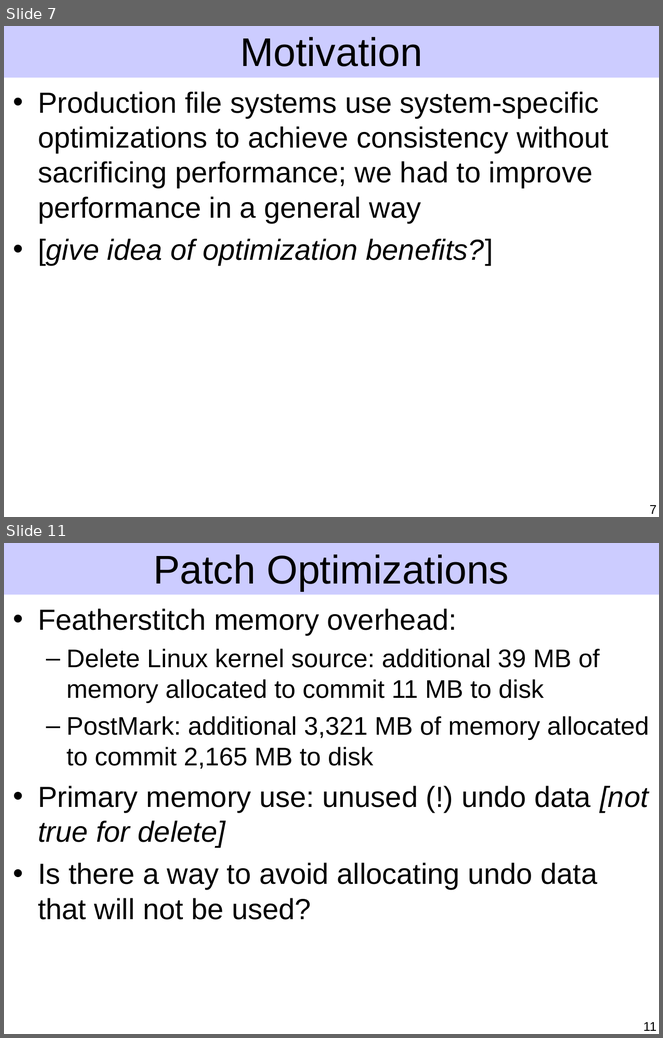
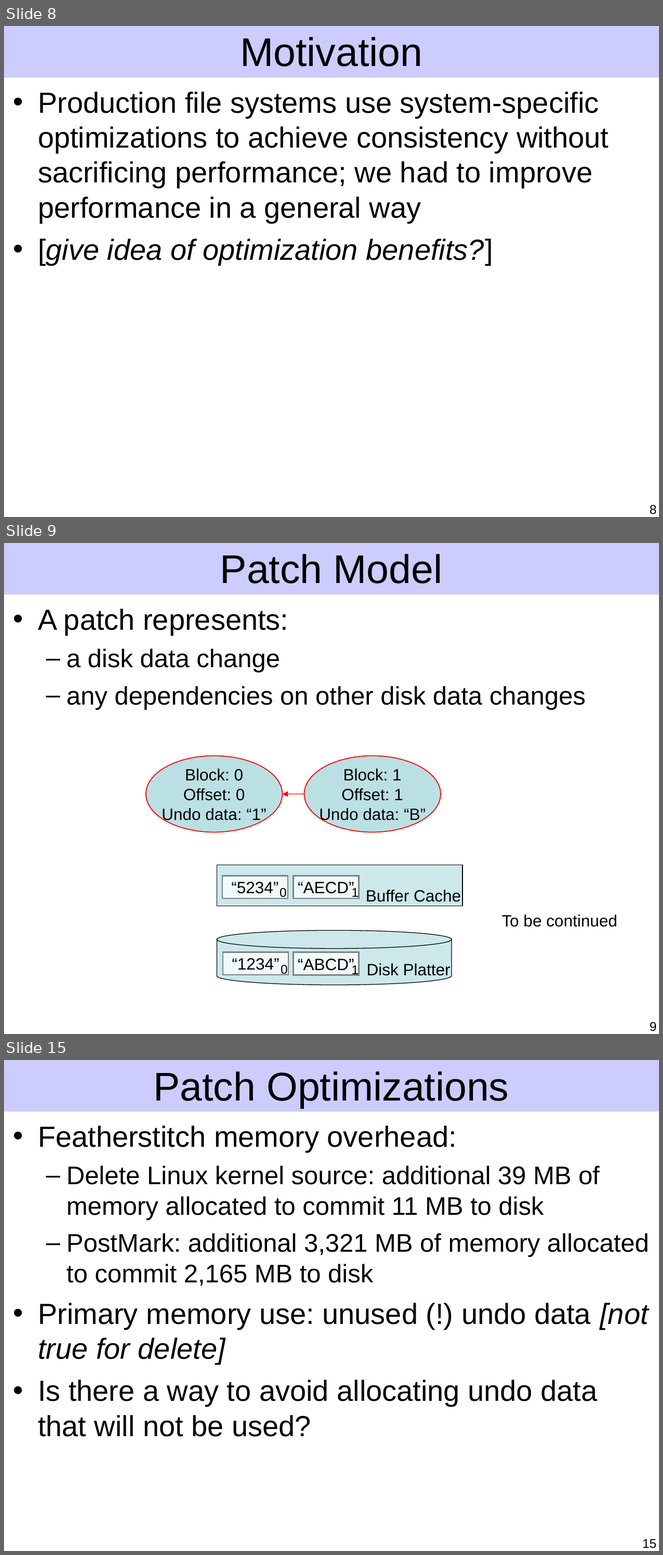
Before and after one commit to ucla-readable/fstitch-doc, a slide deck: sosp/pres.ppt. Shown one above the other, each under a label of ours: slides 7 and 11 before the commit, slides 8, 9 and 15 after it; the slides between them are not shown. The pictures are 663x1038 and 663x1555 pixels, drawn with LibreOffice and Linux fonts; fonts in the diff are those of the drawing. Boxes give left, top, right and bottom in pixels: in the first picture for what was removed or moved away, otherwise in the second. Text is boxed around its words. In the diff, an @@ line names an element or a change of style, - is before the commit and + after.

Commit message:
Checkpoint motivation and patches.

```diff
--- a/sosp/pres.ppt
+++ b/sosp/pres.ppt
@@ slide 9 added at box(4, 543, 659, 1034), background #FFFFFF; not listed: 1 template element that a slide beside it also shows @@
@@ title added at box(220, 554, 443, 584), 44 pt, text #000000 @@
+Patch Model
@@ text added at box(38, 609, 586, 710), 28 pt, text #000000 @@
+• A patch represents:
+  – a disk data change
+  – any dependencies on other disk data changes
@@ ellipse added at box(146, 756, 283, 833), fill #BBE0E3, outline #FF0000 0.99 pt, 18 pt, text #000000 @@
+Block: 0
+Offset: 0
+Undo data: “1”
@@ ellipse added at box(304, 756, 440, 833), fill #BBE0E3, outline #FF0000 0.99 pt, 18 pt, text #000000 @@
+Block: 1
+Offset: 1
+Undo data: “B”
@@ arrow added from (304, 794) to (283, 794), #FF0000 0.74 pt @@
@@ rectangle added at box(217, 865, 463, 906), fill #CCE8EA, outline #000000 0.74 pt @@
@@ rectangle added at box(222, 876, 288, 899), fill #F0FAFA, outline #808080 1.5 pt, 18 pt, text #000000 @@
+“5234”
@@ rectangle added at box(294, 876, 359, 899), fill #F0FAFA, outline #808080 1.5 pt, 18 pt, text #000000 @@
+“AECD”
@@ text added at box(280, 888, 287, 899), 14 pt, text #000000 @@
+0
@@ text added at box(352, 887, 359, 899), 14 pt, text #000000 @@
+1
@@ text added at box(366, 890, 461, 902), 18 pt, text #000000 @@
+Buffer Cache
@@ text added at box(502, 915, 618, 927), 18 pt, text #000000 @@
+To be continued
@@ cylinder added at box(217, 931, 452, 985), fill #CCE8EA, outline #000000 0.74 pt @@
@@ rectangle added at box(223, 953, 288, 976), fill #F0FAFA, outline #808080 1.5 pt, 18 pt, text #000000 @@
+“1234”
@@ rectangle added at box(294, 953, 359, 976), fill #F0FAFA, outline #808080 1.5 pt, 18 pt, text #000000 @@
+“ABCD”
@@ text added at box(367, 964, 451, 979), 18 pt, text #000000 @@
+Disk Platter
@@ text added at box(281, 965, 288, 976), 14 pt, text #000000 @@
+0
@@ text added at box(352, 964, 359, 976), 14 pt, text #000000 @@
+1
@@ page number added at box(650, 1022, 657, 1032), 14 pt, text #000000 @@
+9
@@ what was slide 7 is now slide 8 @@
@@ page number at box(650, 505, 657, 515): text changed @@
-7
+8
@@ what was slide 11 is now slide 15 @@
@@ page number at box(643, 1539, 657, 1549): text changed @@
-11
+15
```
Also in this commit, not shown: 6 slides changed, 4 other slides added, 1 slide removed.
